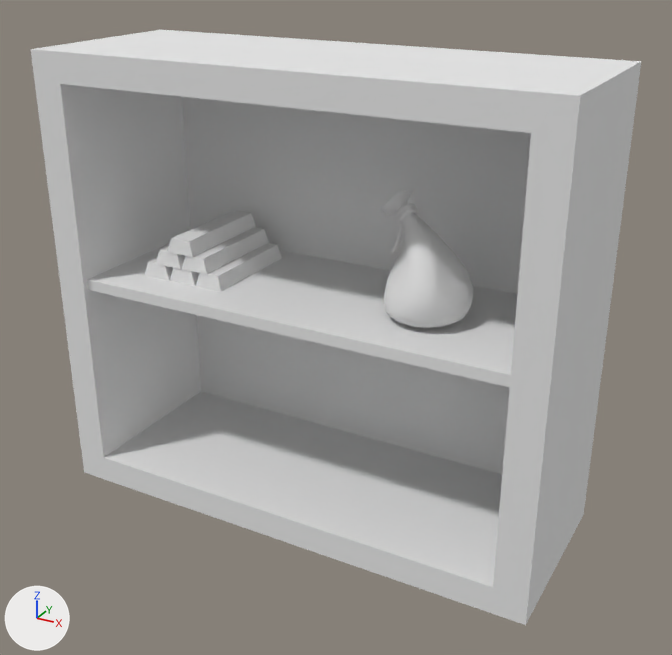
Before and after pictures for a commit that changed the Blender file res/ld40.blend.
Before and after are seen from a 50 mm camera at (2.12, 0.099, 1.225) aimed at (1.266, 1.652, 0.448). Arrows for +X, +Y and +Z are at lower left; the lights stay in place.
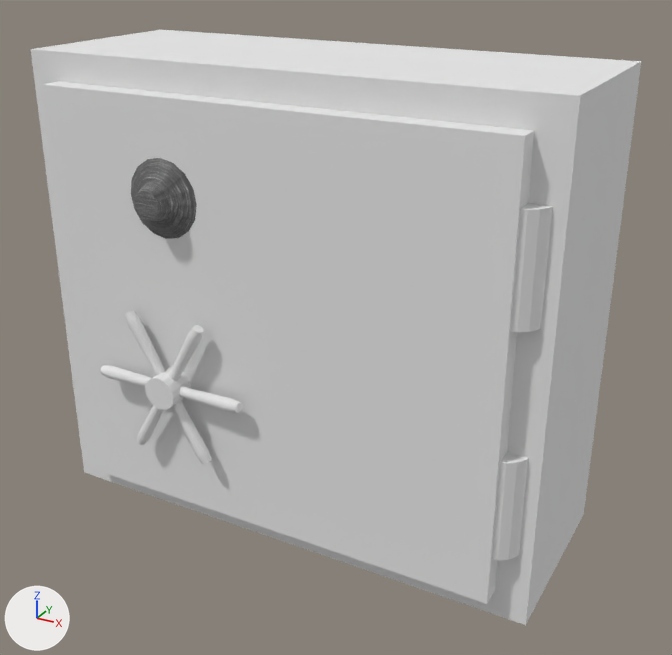
Changed parts and their boxes (x1, y1, x2, y2) in the pictures (672 x 655 px):
'Cube', added
    after: (43, 81, 552, 604)
'Cylinder.001', added
    after: (100, 310, 242, 464)
'Cylinder.003', added
    after: (131, 158, 197, 239)
'Cube.012', unchanged, covered by the edit
    both: (31, 30, 641, 625)
'Icosphere.001', unchanged, covered by the edit
    before: (381, 190, 473, 328)
'Cube.015', unchanged, covered by the edit
    before: (145, 210, 282, 292)

The change, as a diff of the scene's bpy script:
```diff
--- a/res/ld40.blend.py
+++ b/res/ld40.blend.py
@@ img_steel_jpg @@
+img_steel_jpg = load_image('steel.jpg', 'texture/steel.jpg', 1296, 935, 'sRGB')
@@ mat_steel_jpg @@
+mat_steel_jpg = principled_material('steel.jpg')
+mat_steel_jpg.texture = img_steel_jpg
@@ me_cube_008 @@
+me_cube_008.from_pydata(...)  # 44 vertices, 27 faces; spans x -0.96..0.05, y -1.0..1.0, z 0.06..0.93
+me_cube_008.materials.append(mat_material_006)  # white #e7e7e7
@@ me_cylinder_001 @@
+me_cylinder_001.from_pydata(...)  # 340 vertices, 220 faces; spans x -0.173..0.173, y -0.113..-0.043, z -0.155..0.155
+me_cylinder_001.materials.append(mat_material_006)  # white #e7e7e7
@@ me_cylinder_003 @@
+me_cylinder_003.from_pydata(...)  # 48 vertices, 33 faces; spans x -0.089..0.089, y -0.104..-0.048, z -0.089..0.089
+me_cylinder_003.materials.append(mat_steel_jpg)  # picture img_steel_jpg
@@ ob_cube @@
+ob_cube = bpy.data.objects.new('Cube', me_cube_008)
+ob_cube.location = (1.69, 1.503, 0.0)
+ob_cube.scale = (1.0, 0.0547, 1.0)
@@ ob_cylinder_001 @@
+ob_cylinder_001 = bpy.data.objects.new('Cylinder.001', me_cylinder_001)
+ob_cylinder_001.location = (1.003, 1.503, 0.347)
@@ ob_cylinder_003 @@
+ob_cylinder_003 = bpy.data.objects.new('Cylinder.003', me_cylinder_003)
+ob_cylinder_003.location = (1.003, 1.503, 0.737)
```
